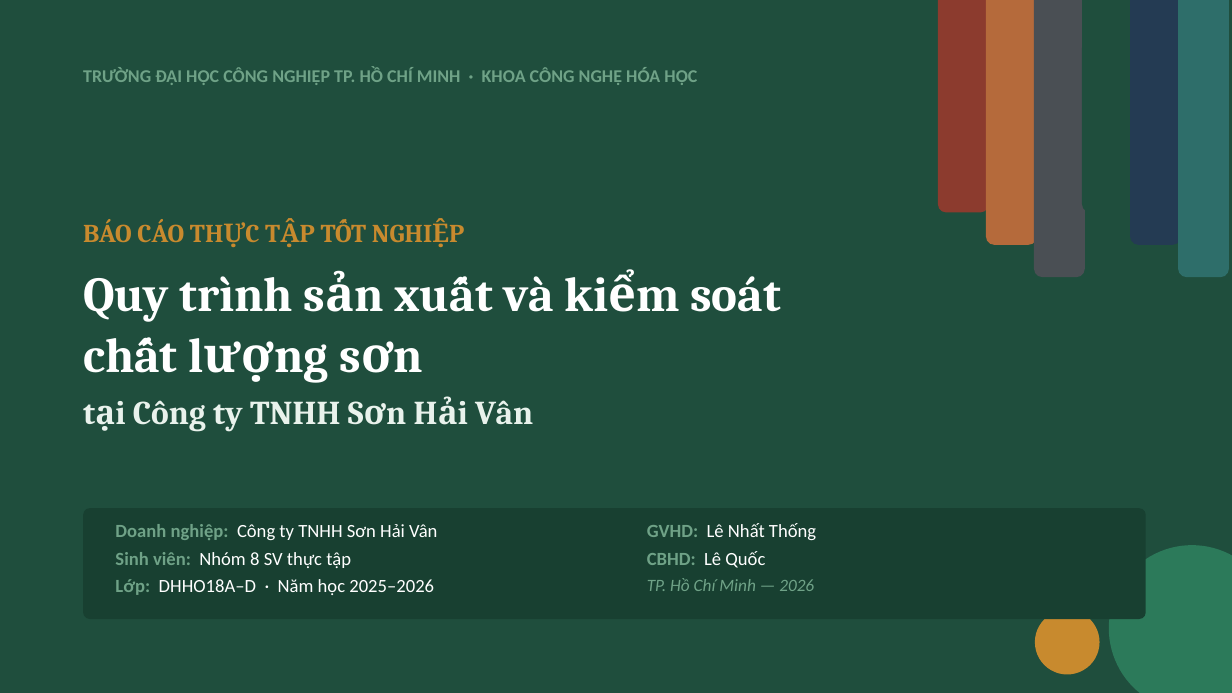
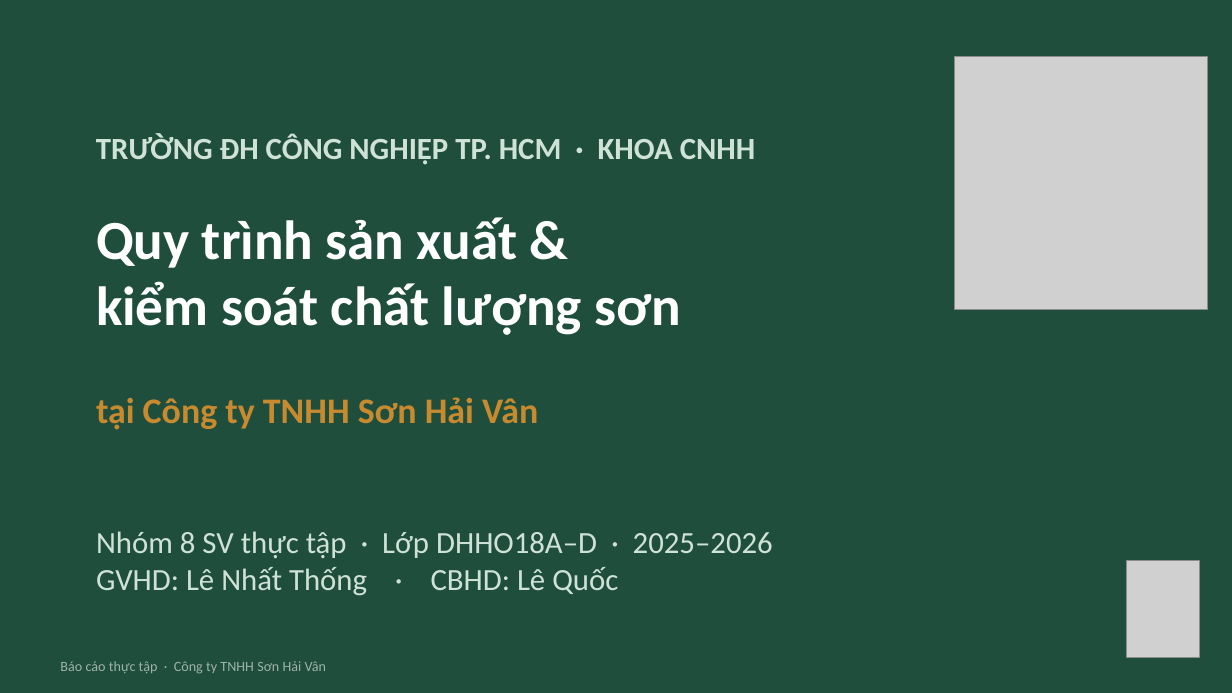
Before and after one commit to tranconcoder/pubic-resources, a slide deck: slide 1 of SuHeo/Báo cáo thực tập - Sơn Hải Vân.pptx. Drawn at 1232x693 pixels with LibreOffice and Linux fonts; fonts in the diff are those of the drawing; grey boxes stand for pictures. Boxes give left, top, right and bottom in pixels: in the first picture for what was removed or moved away, otherwise in the second. Text is boxed around its words. In the diff, an @@ line names an element or a change of style, - is before the commit and + after.

```diff
--- a/SuHeo/Báo cáo thực tập - Sơn Hải Vân.pptx
+++ b/SuHeo/Báo cáo thực tập - Sơn Hải Vân.pptx
@@ rounded rectangle removed at (938,0,989,213) @@
@@ rounded rectangle removed at (986,0,1037,245) @@
@@ rounded rectangle removed at (1034,0,1085,277) @@
@@ rounded rectangle removed at (1082,0,1133,213) @@
@@ rounded rectangle removed at (1130,0,1181,245) @@
@@ rounded rectangle removed at (1178,0,1229,277) @@
@@ picture added at (955,56,1207,309) @@
@@ text removed at (83,68,697,85) @@
-TRƯỜNG ĐẠI HỌC CÔNG NGHIỆP TP. HỒ CHÍ MINH · KHOA CÔNG NGHỆ HÓA HỌC
@@ text added at (96,133,755,165), 24 pt, text #CFE2D8, bold @@
+TRƯỜNG ĐH CÔNG NGHIỆP TP. HCM · KHOA CNHH
@@ text at (96,217,680,335): text changed; size 38 to 43 pt; font Cambria to Calibri @@
-BÁO CÁO THỰC TẬP TỐT NGHIỆP
-Quy trình sản xuất và kiểm soát
-chất lượng sơn
-tại Công ty TNHH Sơn Hải Vân
+Quy trình sản xuất &
+kiểm soát chất lượng sơn
@@ text added at (96,397,538,430), 28 pt, text #C88A2E, bold @@
+tại Công ty TNHH Sơn Hải Vân
@@ rounded rectangle removed at (83,508,1146,619) @@
@@ text at (96,531,773,596): text changed; size 14.5 to 24 pt; text colour #FFFFFF to #CFE2D8 @@
-Doanh nghiệp: Công ty TNHH Sơn Hải Vân
-Sinh viên: Nhóm 8 SV thực tập
-Lớp: DHHO18A–D · Năm học 2025–2026
+Nhóm 8 SV thực tập · Lớp DHHO18A–D · 2025–2026
+GVHD: Lê Nhất Thống · CBHD: Lê Quốc
@@ text removed at (647,523,816,591) @@
-GVHD: Lê Nhất Thống
-CBHD: Lê Quốc
-TP. Hồ Chí Minh — 2026
@@ ellipse removed at (1109,545,1232,693) @@
@@ picture added at (1127,561,1200,658) @@
@@ ellipse removed at (1035,610,1100,675) @@
@@ text added at (60,661,326,674), 11 pt, text #9DB3AA @@
+Báo cáo thực tập · Công ty TNHH Sơn Hải Vân
```
Also in this commit, not shown: 21 other slides changed, 13 slides added, 10 slides removed, 1 other file.
